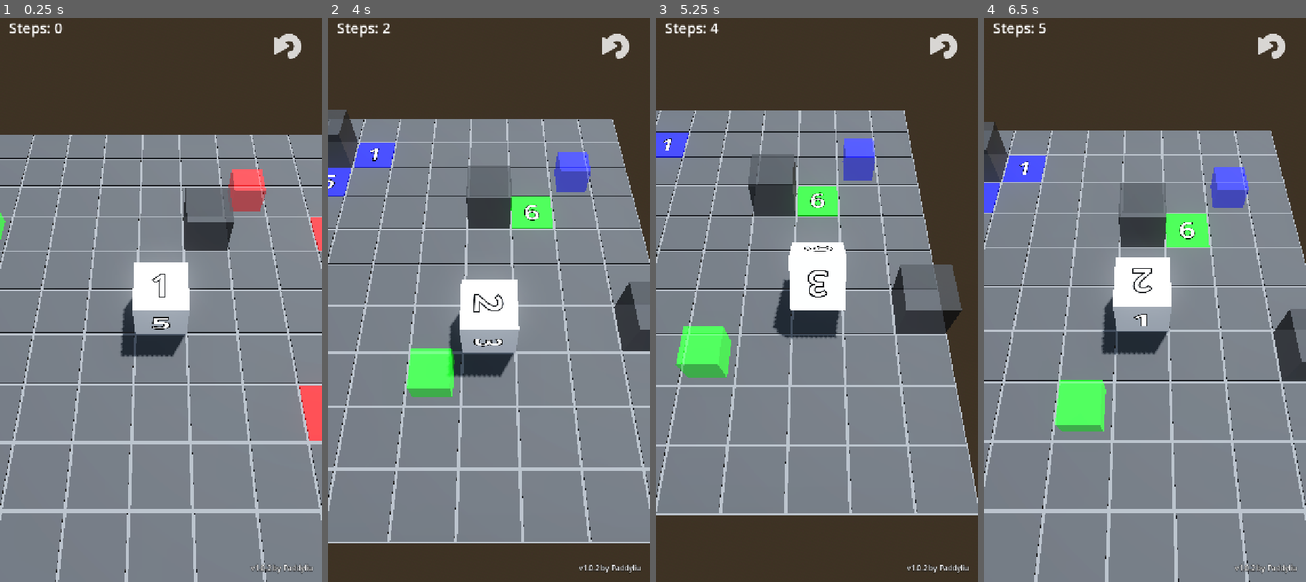
Above: before the commit, frames 1-4 (left to right).
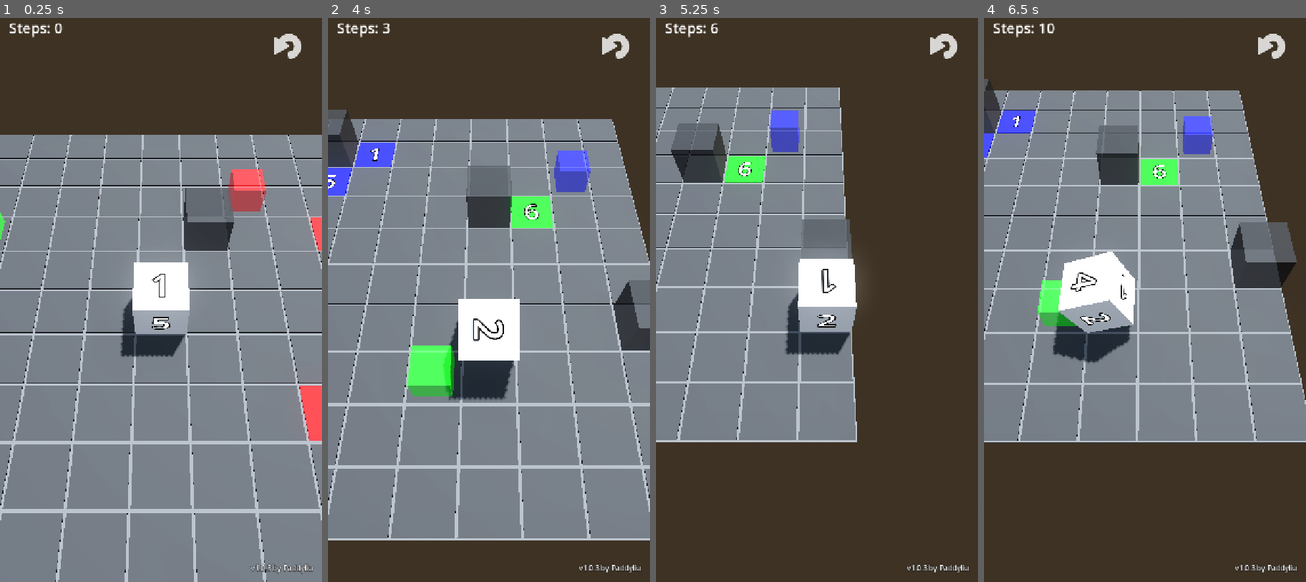
Above: after the commit, the same moments.

Repository: paddy226/MOVE_BOX
Game: Godot game, scene res://main.tscn
Two runs of this game, one before a commit and one after it. Both use one fixed random seed, a clock stepped at 60 frames per second and the inputs below.
Inputs (mouse positions are in pixels of both pictures, inside the frame that each line leads up to):
- Up to frame 1 (0.25 s): no input
- Up to frame 2 (4 s): click (614, 46) at 0.5 s; click (614, 46) at 1.25 s; click (614, 46) at 2 s; tap Enter (ui_accept) at 2.75, 3.02 s; move the mouse to (559, 266) at 2.77 s; hold D 2.78-3.5 s; tap R at 2.85 s; click (559, 266) at 2.92 s; drag from (424, 322) to (472, 412) at 3.52 s
- Up to frame 3 (5.25 s): move the mouse to (849, 170) at 4.27 s; hold D 4.28-5 s; tap E at 4.35 s; tap R at 4.55 s; drag from (800, 412) to (720, 209) at 5.02 s
- Up to frame 4 (6.5 s): move the mouse to (1241, 378) at 5.77 s; hold A from 5.78 s (still down); tap R at 5.85 s; tap Enter (ui_accept) at 6.02 s

The runs differ from the first frame. In frame 1, less than 0.1% of the frame differs, in the area x 83-85%, y 97-99%; in frame 2, 8.4%; in frame 3, 45%; in frame 4, 55%, in the area x 0-100%, y 0-100%.

Commit message:
feat: implement continuous rolling for mouse/keyboard and update to v1.0.3

Diff:
--- a/game_state.gd
+++ b/game_state.gd
@@ -4,5 +4,5 @@
 var last_camera_rotation: Vector3 = Vector3(-PI/3, 0, 0) # 預設俯視 60 度
 var last_camera_distance: float = 7.0 # 預設距離 7
 var current_steps: int = 0
-var version_number: String = "v1.0.2"
+var version_number: String = "v1.0.3"
 var author_name: String = "Paddyliu"
--- a/player.gd
+++ b/player.gd
@@ -1,5 +1,5 @@
 extends Node3D
-# player.gd - 優化手感：加入輸入緩衝區 (Input Buffering)
+# player.gd - 優化手感：加入持續翻滾與輸入緩衝
 
 @export var roll_speed: float = 0.2
 @export var grid_size: float = 1.0
@@ -8,7 +8,8 @@
 var current_bottom_value: int = 6
 var current_color: Color = Color.WHITE # 預設為白色
 var error_cooldown: float = 0.0 # 錯誤音效冷卻時間
-var buffered_input: Vector3 = Vector3.ZERO # 新增：輸入緩衝
+var buffered_input: Vector3 = Vector3.ZERO # 快速換向的緩衝
+var active_intent_dir: Vector3 = Vector3.ZERO # 當前按住的方向
 
 @onready var box_mesh: MeshInstance3D = $BoxMesh
 @onready var face_labels_container: Node3D = $BoxMesh/FaceLabels
@@ -21,34 +22,40 @@
 	_update_bottom_face()
 
 	# 連接手勢偵測器
-	$SwipeDetector.direction_changed.connect(_on_swipe_direction_changed)
+	if has_node("SwipeDetector"):
+		$SwipeDetector.direction_changed.connect(_on_swipe_direction_changed)
 
 func _process(_delta: float) -> void:
 	if error_cooldown > 0:
 		error_cooldown -= _delta
 
 func _unhandled_input(event: InputEvent) -> void:
-	# 處理鍵盤按下的事件 (允許連續按住不放)
-	if event is InputEventKey and event.pressed:
-		var intent_dir = Vector3.ZERO
+	# 處理鍵盤按下的事件 (支援連續按住)
+	if event is InputEventKey:
+		var dir = Vector3.ZERO
 		match event.keycode:
-			KEY_W, KEY_UP: intent_dir = Vector3.FORWARD
-			KEY_S, KEY_DOWN: intent_dir = Vector3.BACK
-			KEY_A, KEY_LEFT: intent_dir = Vector3.LEFT
-			KEY_D, KEY_RIGHT: intent_dir = Vector3.RIGHT
-
-		if intent_dir != Vector3.ZERO:
-			var world_dir = _get_camera_relative_dir(intent_dir)
-
-			if is_moving:
-				buffered_input = world_dir # 移動中，存入緩衝
+			KEY_W, KEY_UP: dir = Vector3.FORWARD
+			KEY_S, KEY_DOWN: dir = Vector3.BACK
+			KEY_A, KEY_LEFT: dir = Vector3.LEFT
+			KEY_D, KEY_RIGHT: dir = Vector3.RIGHT
+
+		if dir != Vector3.ZERO:
+			if event.pressed:
+				if active_intent_dir != dir:
+					active_intent_dir = dir
+					if not is_moving:
+						roll_box(_get_camera_relative_dir(dir))
 			else:
-				roll_box(world_dir) # 靜止，直接移動
+				# 放開按鍵時，如果放開的是當前方向，則清除
+				if active_intent_dir == dir:
+					active_intent_dir = Vector3.ZERO
 
 func _on_swipe_direction_changed(intent_dir: Vector3) -> void:
+	# SwipeDetector 在放開時會傳入 Vector3.ZERO
+	active_intent_dir = intent_dir
 	if intent_dir == Vector3.ZERO: return
+
 	var world_dir = _get_camera_relative_dir(intent_dir)
-
 	if is_moving:
 		buffered_input = world_dir
 	else:
@@ -109,7 +116,7 @@
 func roll_box(dir: Vector3) -> void:
 	if is_moving: return
 
-	# 邊界檢查
+	# 邊界與障礙物檢查 (維持原本不允許跌落的設計)
 	var next_pos = Vector2i(round(global_position.x + dir.x * grid_size), round(global_position.z + dir.z * grid_size))
 	var level = get_parent().get_node_or_null("Level")
 	if level:
@@ -152,11 +159,15 @@
 
 	is_moving = false
 
-	# 處理緩衝指令
+	# 處理連續翻滾
+	# 優先處理快速操作的緩衝
 	if buffered_input != Vector3.ZERO:
 		var next_dir = buffered_input
 		buffered_input = Vector3.ZERO
 		roll_box(next_dir)
+	# 其次檢查是否還按住方向
+	elif active_intent_dir != Vector3.ZERO:
+		roll_box(_get_camera_relative_dir(active_intent_dir))
 
 func _check_tile_effect() -> void:
 	var level = get_parent().get_node_or_null("Level")
Not shown, changed: gemini_log.md
Not shown, added: output/MoveBox_v1.0.2_debug.apk
Not shown, added: output/MoveBox_v1.0.2_debug.apk.idsig
